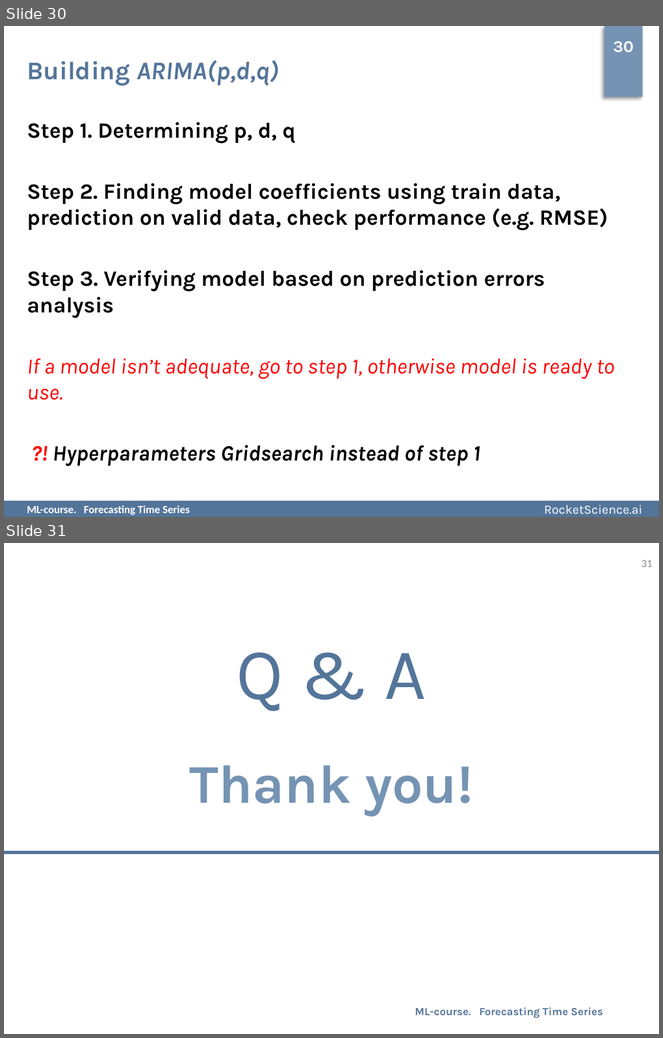
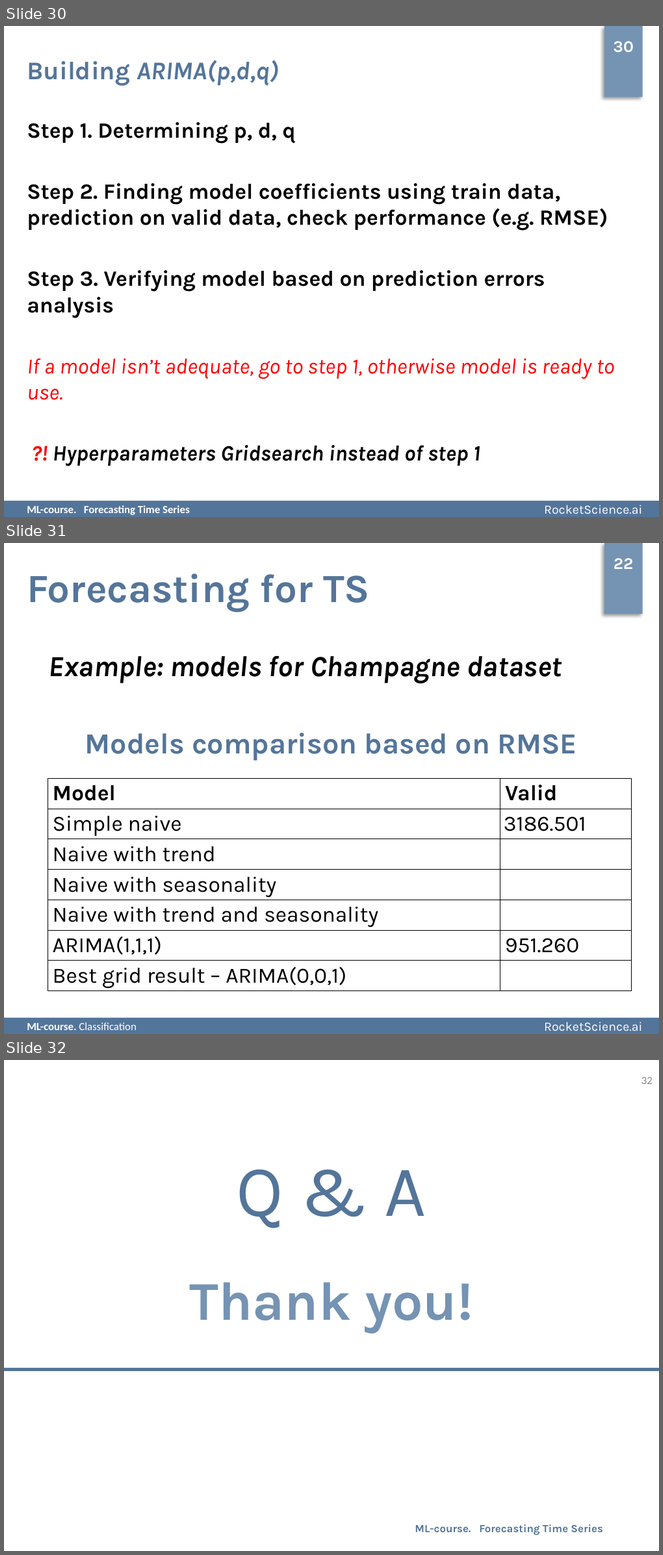
Before and after one commit to rjaffk/tensorby, a slide deck: lecture_timeseries/presentation/lecture_timeseries.pptx. Shown one above the other, each under a label of ours: slides 30 and 31 before the commit, slides 30, 31 and 32 after it. The pictures are 663x1038 and 663x1555 pixels, drawn with LibreOffice and Linux fonts; fonts in the diff are those of the drawing; background and template pictures are left out. Boxes give left, top, right and bottom in pixels: in the first picture for what was removed or moved away, otherwise in the second. Text is boxed around its words. In the diff, an @@ line names an element or a change of style, - is before the commit and + after.

```diff
--- a/lecture_timeseries/presentation/lecture_timeseries.pptx
+++ b/lecture_timeseries/presentation/lecture_timeseries.pptx
@@ slide 31 added at (x1=4, y1=543, x2=659, y2=1034), background #FFFFFF; not listed: 2 template elements that a slide beside it also shows @@
@@ text added at (x1=614, y1=558, x2=633, y2=569), 18 pt, text #FFFFFF, bold @@
+22
@@ title added at (x1=27, y1=574, x2=370, y2=612), 44 pt, text #54759A, bold @@
+Forecasting for TS
@@ text added at (x1=49, y1=656, x2=562, y2=683), 32 pt, text #000000, bold, italic @@
+Example: models for Champagne dataset
@@ text added at (x1=85, y1=733, x2=577, y2=761), 32 pt, text #54759A, bold @@
+Models comparison based on RMSE
@@ table added at (x1=48, y1=778, x2=632, y2=997), 7 rows, 2 columns @@
+Model | Valid
+Simple naive | 3186.501
+Naive with trend | 
+Naive with seasonality | 
+Naive with trend and seasonality | 
+ARIMA(1,1,1) | 951.260
+Best grid result – ARIMA(0,0,1) | 
@@ text added at (x1=27, y1=1023, x2=136, y2=1031), 12 pt, text #FFFFFF @@
+ML-course. Classification
@@ what was slide 31 is now slide 32 @@
@@ page number at (x1=642, y1=1077, x2=653, y2=1084): text changed @@
-31
+32
```
Also in this commit, not shown: 2 other files.
